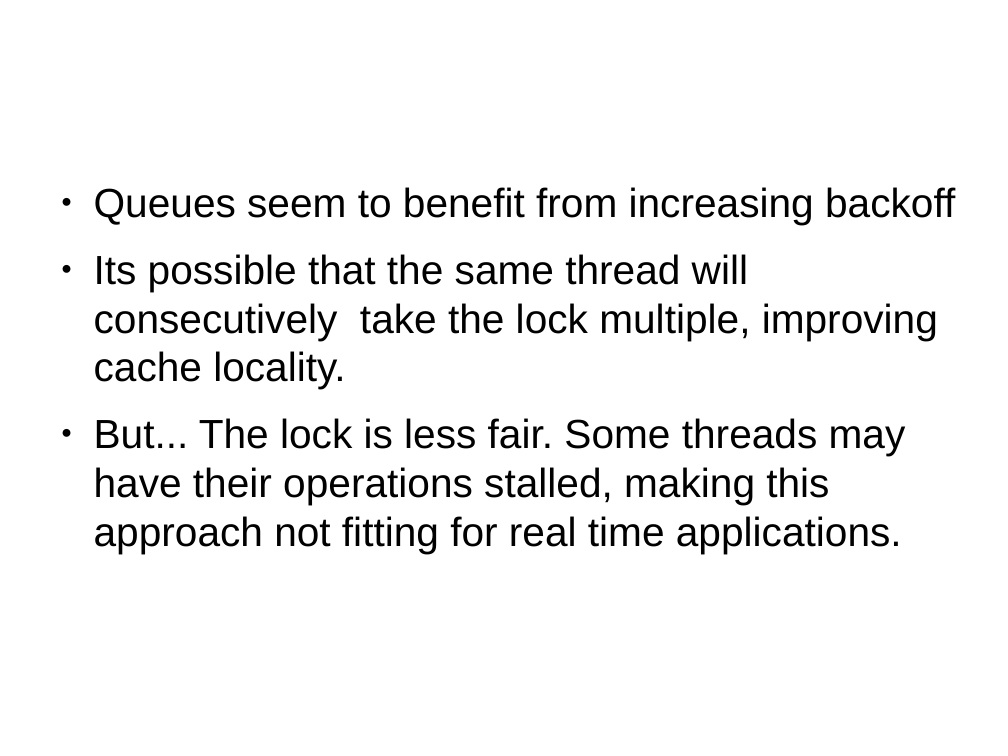
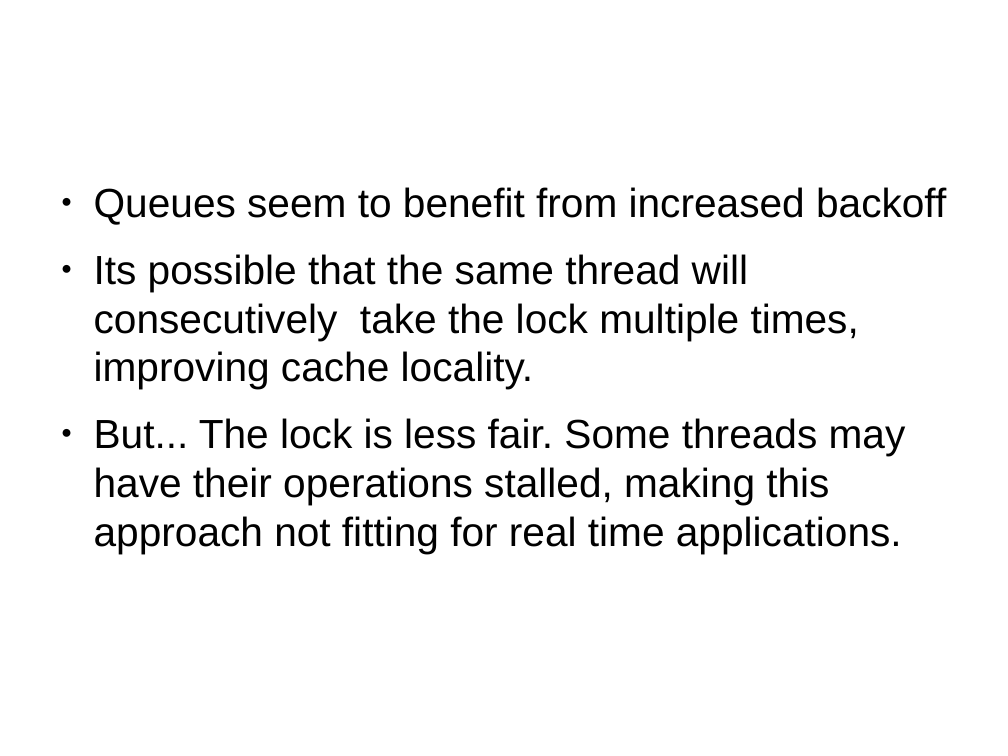
Before and after one commit to mpastyl/my_thesis, a slide deck: slide 24 of presentation.odp. Drawn at 1008x756 pixels with LibreOffice and Linux fonts; fonts in the diff are those of the drawing. Boxes give left, top, right and bottom in pixels: in the first picture for what was removed or moved away, otherwise in the second. Text is boxed around its words. In the diff, an @@ line names an element or a change of style, - is before the commit and + after.

```diff
--- a/presentation.odp
+++ b/presentation.odp
@@ text at bbox=[94, 187, 946, 389]: text changed @@
-● Queues seem to benefit from increasing backoff
-● Its possible that the same thread will consecutively take the lock multiple, improving cache locality.
+● Queues seem to benefit from increased backoff
+● Its possible that the same thread will consecutively take the lock multiple times, improving cache locality.
```
Also in this commit, not shown: 6 other slides changed, 2 slides added, 2 slides removed.
